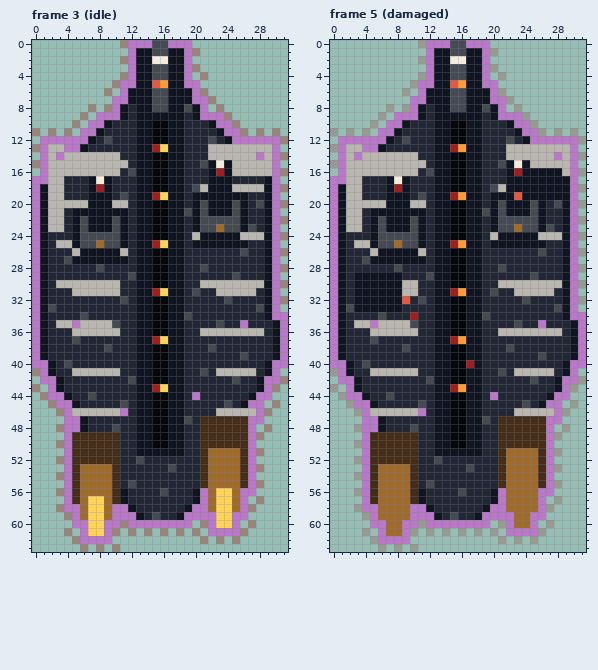
Edited in one commit: pixel-art file (assets/sources/enemies/grave_carrier_elite_32x64.ase). The picture above is the old version.
32x64 pixels, 11 frames. Shown: frame 3 (idle), frame 5 (damaged). The commit also changed other frames, which this record leaves out.
Once edited:
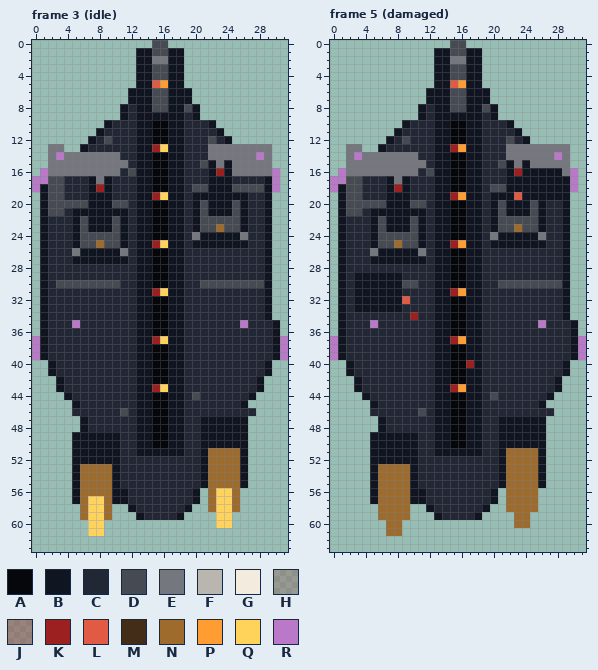
Palette (. is transparent): A #06070c  B #101522  C #222735  D #464a52  E #74777d  F #b8b6ae  G #f3ebdd  H #9c20203a  J #9c20205e  K #9c2020  L #e15a43  M #442d18  N #9e6b2d  P #ff9d32  Q #ffd35a  R #b979c8
What changed:
layer "Elite Aura" now hidden
Changed rows in their new state; - is an unchanged pixel.
Frame 3 (idle):
first column x 0:
 0 -----------....--...------------
 1 ------------.------..-----------
 2 -----------..--EE--.------------
 3 ------------.------..-----------
 4 -----------..------.-.----------
 5 ----------...------..-----------
 6 ---------.-.--------..----------
 7 ----------..--------...---------
 8 -------.-..----------.-.--------
 9 ------.-...----------....-------
10 -----.-..--------------...------
11 .-.-.-..----------------...-.-.-
12 -......------------------.......
13 ..EE..----------------EEEEEEEE.-
14 -.E-EEEEEEE-----------EEEEEE-E..
15 ..EEEEEEEEEE-----------E-EEEEE.-
16 --EEEEEEEEE--------------EEEEE-.
17 --DD----E-----------------------
18 --DD-----------------D---DDDD--.
19 .-DD-------C------------------.-
20 .-DDDDD---DD----------------C-..
21 .-DD---------------C----------.-
22 .-CC--------------------------..
23 .-CC-----------------------C--.-
24 .-------------------E-----ECC-..
25 .--CC-------------------------.-
26 .----E-----E--------------C---..
27 .---C-------------------------.-
28 .-------C------------C--------..
29 .-----------C------------C----.-
30 .--DDDDDDDD----------DDDDDDDD-..
31 .----CCCCCC---------C--CCCCC--.-
32 .----------C------------C-----..
33 .-C-------------------------C-.-
34 .-----C------------C----------..
35 .--CC-CCCCC------------C-------.
36 .----CCCCCC----------CCCCCCCC--.
37 -----C--------------------------
38 ---------C------------C---------
39 --------------------------C-----
40 ..--C-------------------------..
41 ..---CCCCCC----------C-CCCCC--.-
42 -..---------C------------C---...
43 .-.--------------------------..-
44 -...---C------------D-------..--
45 --...------C------------C--..-.-
46 ---..CCCCCCD-----------CCCCC..--
47 ----..-------------C-BBBBBB..---
48 ---...----C----------BBBBBB.-.--
49 ----.BBBBBB----------BBBBBB..---
50 ---..BBBBBB----------BBBBBB.----
51 ----.BBBBBB----------B----B..---
52 ---..BBBBBB--C-------B----B.----
53 ----.B----B------C---B----B..---
54 ---..B----B----------B----B.----
55 ----.B----B-C--------B----B..---
56 ---..B----B-----C----.----..----
57 ----.B----B----------.----.-.---
58 ---...----..--------..----..----
59 ----..----...--C---....--..-----
60 -----..--...........-..--.-.----
61 ----.-.--..-.-.-.-.-.-.....-----
62 -----.....-----------.-.-.------
63 ------.-.-.---------------------
Frame 5 (damaged):
first column x 0:
 0 -----------....--...------------
 1 ------------.------..-----------
 2 -----------..--EE--.------------
 3 ------------.------..-----------
 4 -----------..------.-.----------
 5 ----------...------..-----------
 6 ---------.-.--------..----------
 7 ----------..--------...---------
 8 -------.-..----------.-.--------
 9 ------.-...----------....-------
10 -----.-..--------------...------
11 .-.-.-..----------------...-.-.-
12 -......------------------.......
13 ..EE..----------------EEEEEEEE.-
14 -.E-EEEEEEE-----------EEEEEE-E..
15 ..EEEEEEEEEE-----------E-EEEEE.-
16 --EEEEEEEEE------------------E-.
17 --DD----E-----------------------
18 --DD-----------------D---------.
19 .-DD-------C------------------.-
20 .-DDDDD---DD----------------C-..
21 .-DD---------------C----------.-
22 .-CC--------------------------..
23 .-CC-----------------------C--.-
24 .-------------------E-----ECC-..
25 .--CC-------------------------.-
26 .----E-----E--------------C---..
27 .---C-------------------------.-
28 .-------C------------C--------..
29 .-----------C------------C----.-
30 .--------DD----------DDDDDDDD-..
31 .--------CC---------C--CCCCC--.-
32 .----------C------------C-----..
33 .-C-------------------------C-.-
34 .-----C------------C----------..
35 .--CC-CCCCC------------C-------.
36 .----CCCCCC----------CCCCCCCC--.
37 -----C--------------------------
38 ---------C------------C---------
39 --------------------------C-----
40 ..--C-------------------------..
41 ..---CCCCCC----------C-CCCCC--.-
42 -..---------C------------C---...
43 .-.--------------------------..-
44 -...---C------------D-------..--
45 --...------C------------C--..-.-
46 ---..CCCCCCD-----------CCCCC..--
47 ----..-------------C-BBBBBB..---
48 ---...----C----------BBBBBB.-.--
49 ----.BBBBBB----------BBBBBB..---
50 ---..BBBBBB----------BBBBBB.----
51 ----.BBBBBB----------B----B..---
52 ---..BBBBBB--C-------B----B.----
53 ----.B----B------C---B----B..---
54 ---..B----B----------B----B.----
55 ----.B----B-C--------B----B..---
56 ---..B----B-----C----.----..----
57 ----.B----B----------.----.-.---
58 ---...----..--------..----..----
59 ----..----...--C---....--..-----
60 -----..--...........-..--.-.----
61 ----.-.--..-.-.-.-.-.-.....-----
62 -----.....-----------.-.-.------
63 ------.-.-.---------------------
